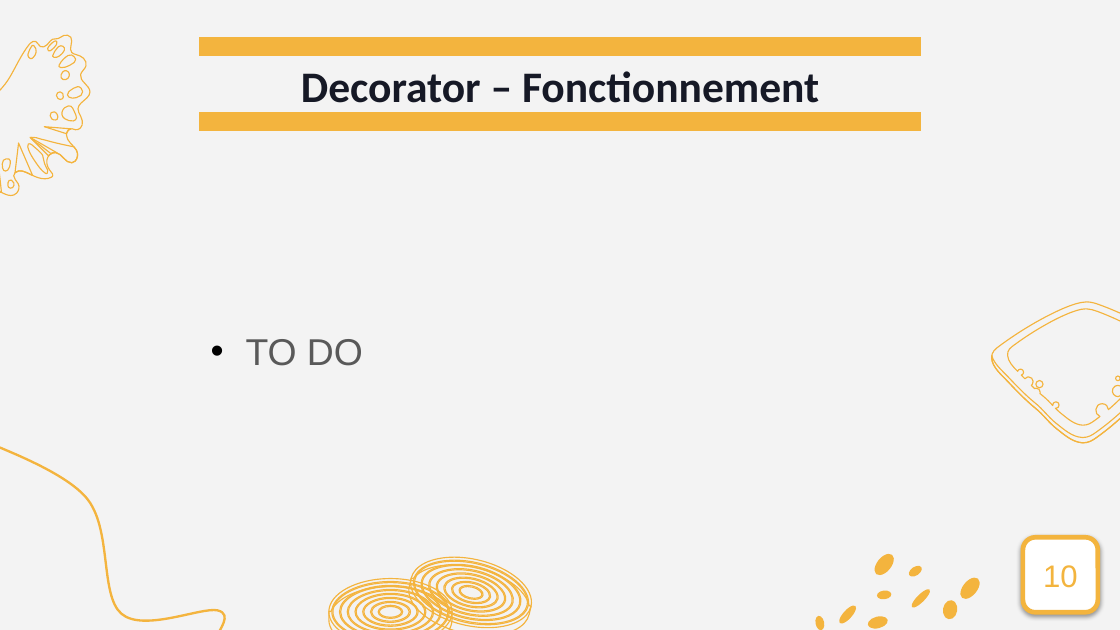
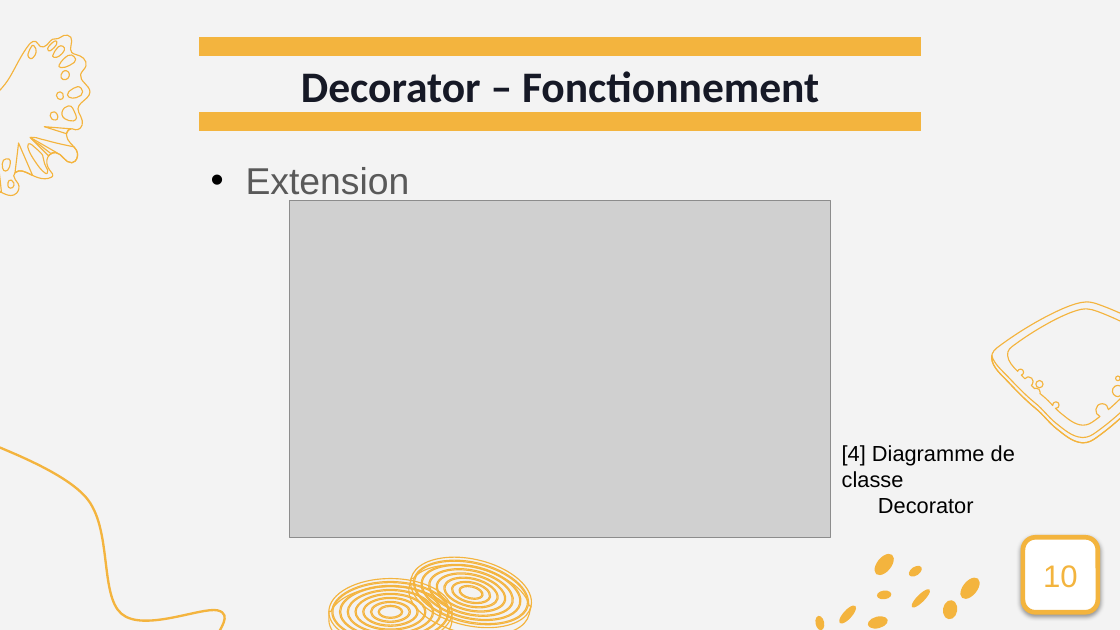
Before and after one commit to guillaumemouchet/Design-Pattern, a slide deck: slide 10 of Projet/DP_Presentation_V2.pptx. Drawn at 1120x630 pixels with LibreOffice and Linux fonts; fonts in the diff are those of the drawing; grey boxes stand for pictures. Boxes give left, top, right and bottom in pixels: in the first picture for what was removed or moved away, otherwise in the second. Text is boxed around its words. In the diff, an @@ line names an element or a change of style, - is before the commit and + after.

```diff
--- a/Projet/DP_Presentation_V2.pptx
+++ b/Projet/DP_Presentation_V2.pptx
@@ text added at bbox=[246, 167, 410, 202], 24 pt, text #595959 @@
+• Extension
@@ picture added at bbox=[289, 200, 830, 538] @@
@@ text removed at bbox=[246, 339, 363, 366] @@
-• TO DO
@@ text added at bbox=[842, 445, 1015, 514], 14 pt, text #000000 @@
+[4] Diagramme de classe
+Decorator
```
Also in this commit, not shown: 7 other slides changed, 1 slide added, 1 slide removed.
